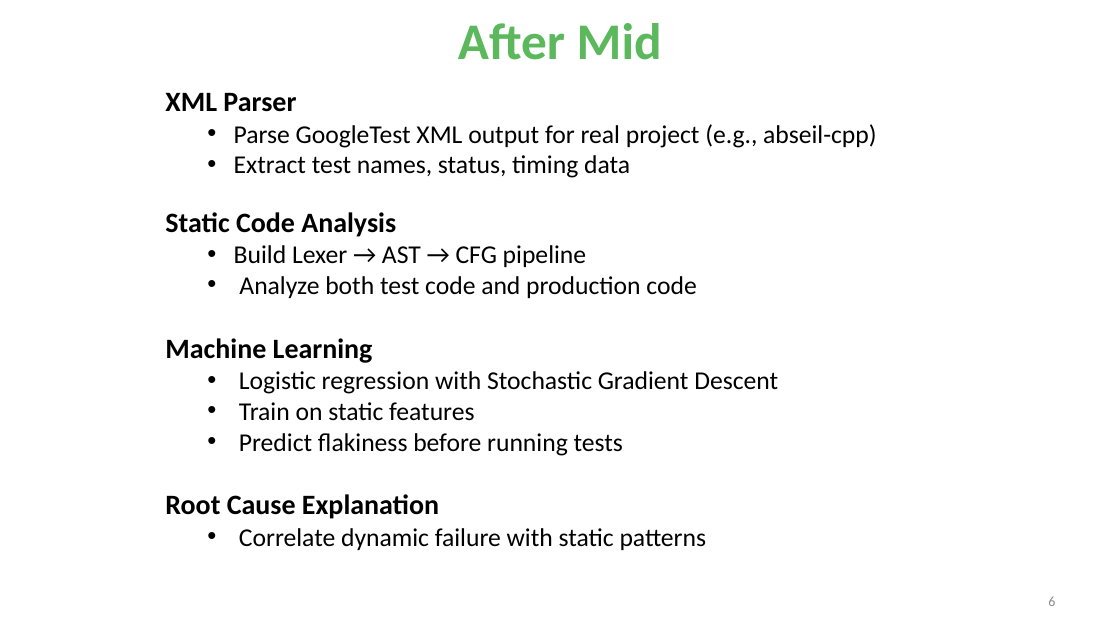
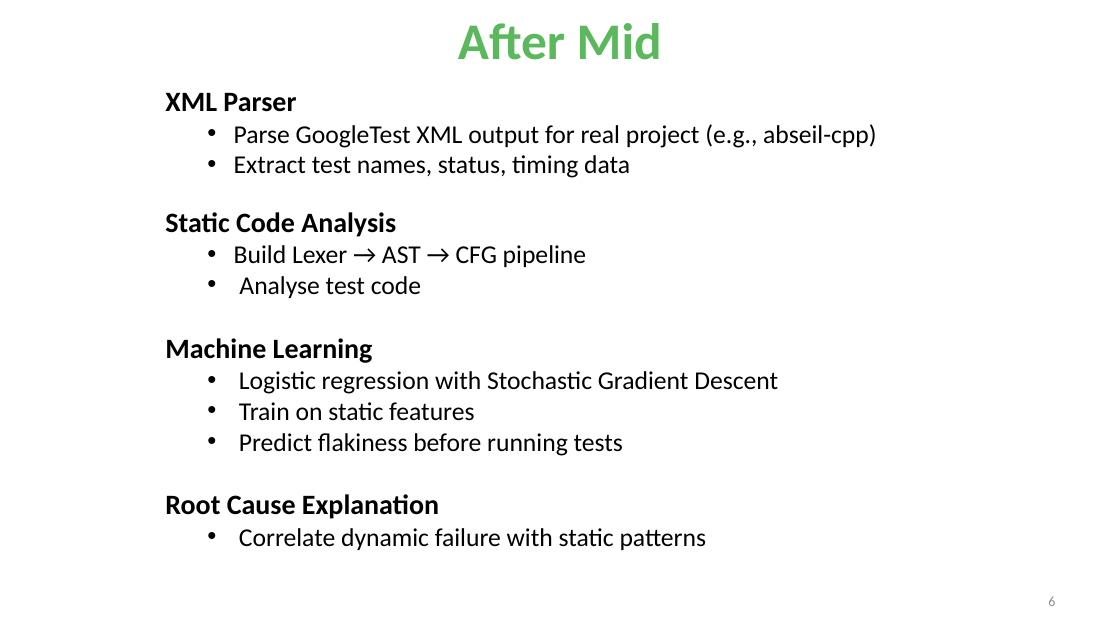
Before and after one commit to UniqueSwagger/FlakeHound-, a slide deck: slide 6 of FlakeHound_Presentation_Final.pptx. Drawn at 1120x630 pixels with LibreOffice and Linux fonts; fonts in the diff are those of the drawing. Boxes give left, top, right and bottom in pixels: in the first picture for what was removed or moved away, otherwise in the second. Text is boxed around its words. In the diff, an @@ line names an element or a change of style, - is before the commit and + after.

```diff
--- a/FlakeHound_Presentation_Final.pptx
+++ b/FlakeHound_Presentation_Final.pptx
@@ text at (x1=239, y1=276, x2=421, y2=298): text changed @@
-  • Analyze both test code and production code
+  • Analyse test code
```
Also in this commit, not shown: 2 other slides changed, 2 slides added, 3 other files.
